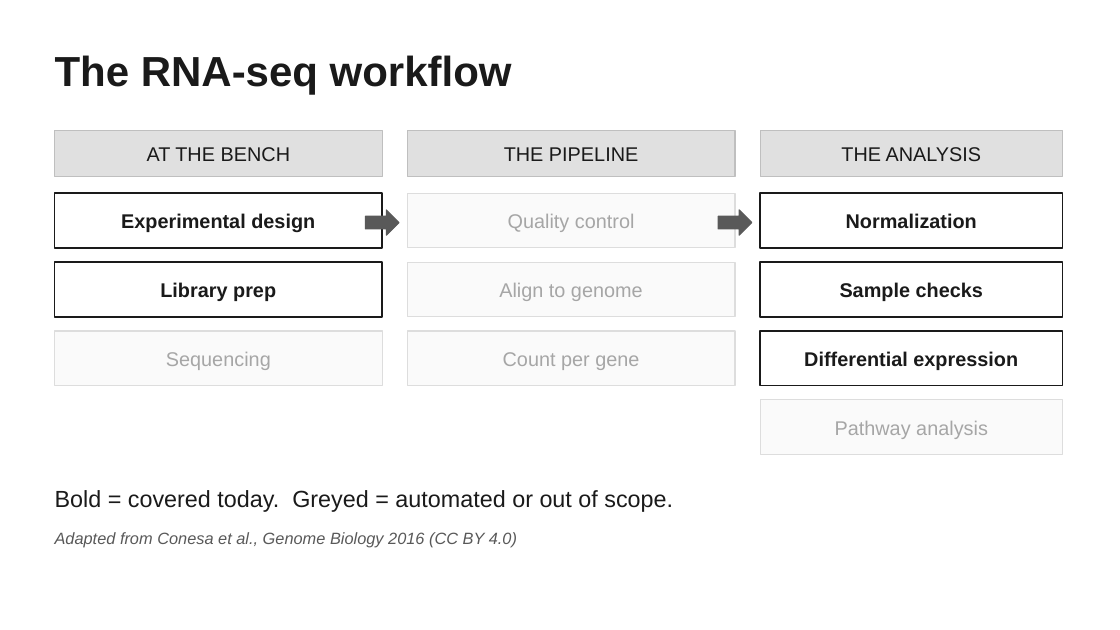
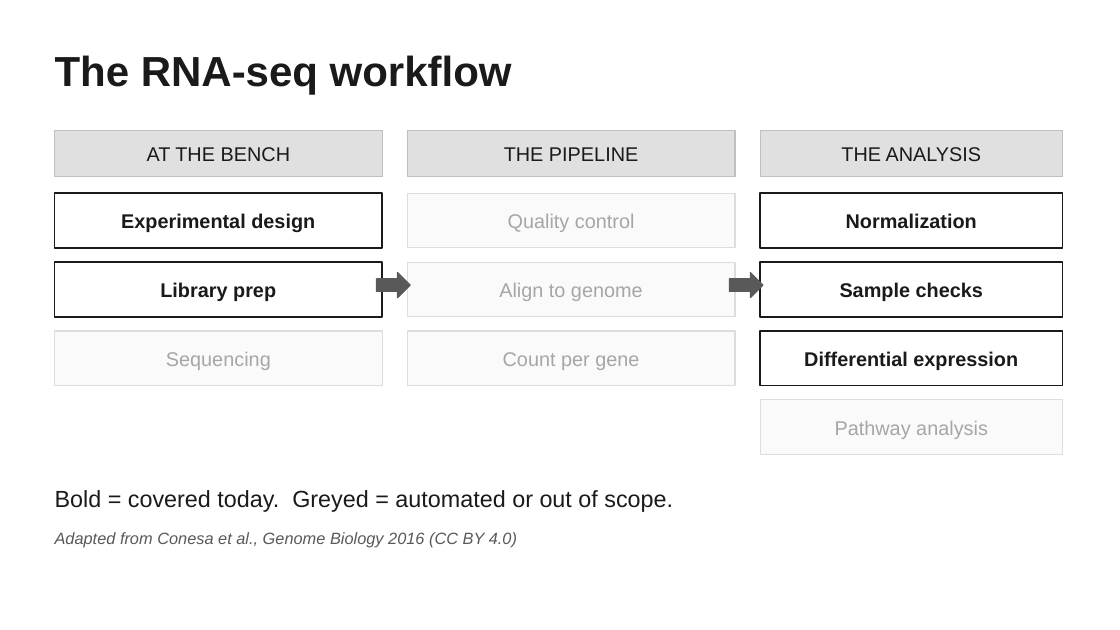
Before and after one commit to savannahmwesigwa/bulk-rnaseq-course, a slide deck: slide 6 of slides/bulk_rnaseq_tutorial.pptx. Drawn at 1120x630 pixels with LibreOffice and Linux fonts; fonts in the diff are those of the drawing. Boxes give left, top, right and bottom in pixels: in the first picture for what was removed or moved away, otherwise in the second. Text is boxed around its words. In the diff, an @@ line names an element or a change of style, - is before the commit and + after.

```diff
--- a/slides/bulk_rnaseq_tutorial.pptx
+++ b/slides/bulk_rnaseq_tutorial.pptx
@@ right arrow: place and size @@
-right arrow at bbox=[365, 210, 399, 235]
+right arrow at bbox=[376, 272, 410, 297]
@@ right arrow: place and size @@
-right arrow at bbox=[718, 210, 752, 235]
+right arrow at bbox=[729, 272, 763, 297]
```
Also in this commit, not shown: 1 other slide changed, 9 other files.
